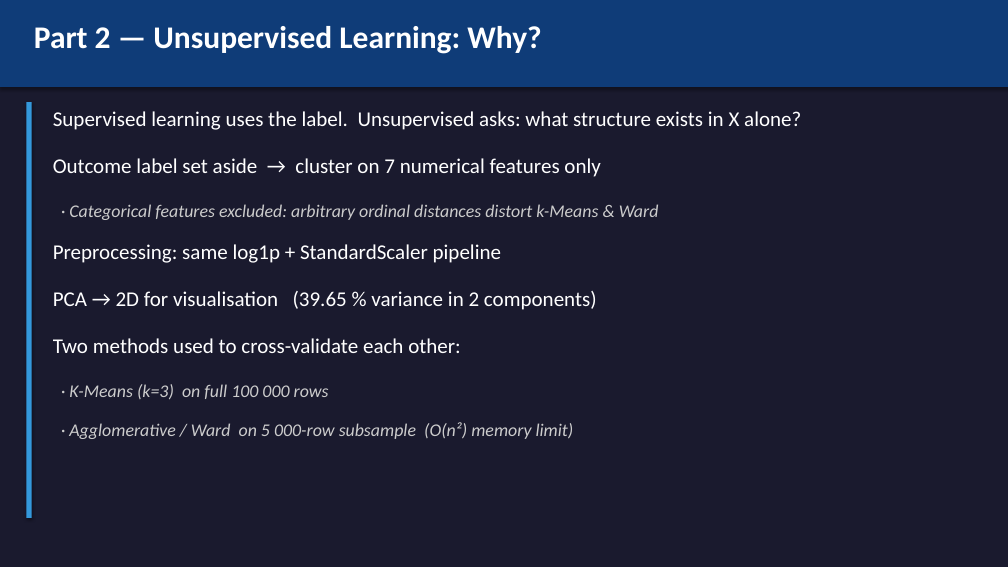
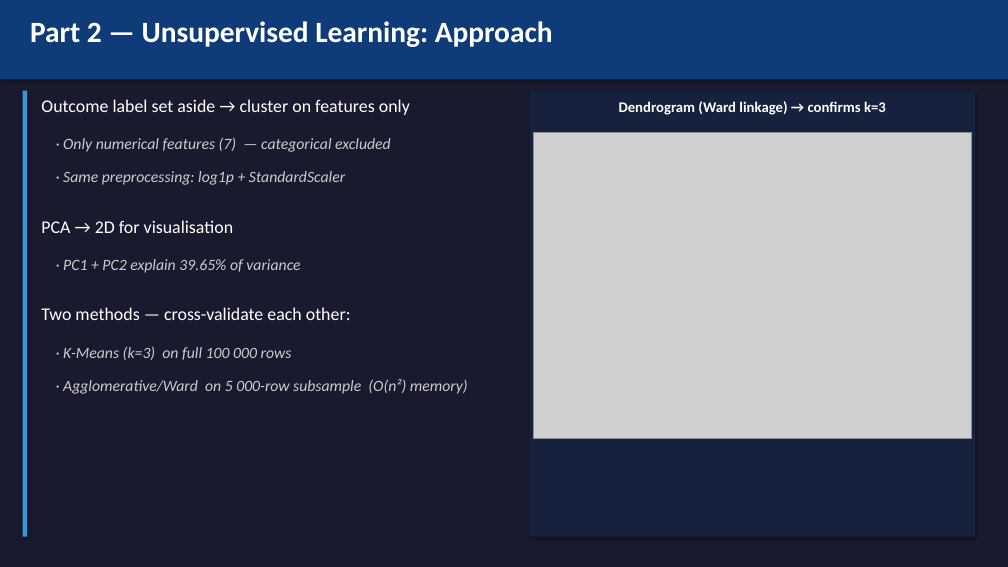
Before and after one commit to Clement-NI/Machine_learning_project_kaggle_start_up_success_data, a slide deck: slide 7 of scientificProject1/report/presentation.pptx. Drawn at 1008x567 pixels with LibreOffice and Linux fonts; fonts in the diff are those of the drawing; grey boxes stand for pictures. Boxes give left, top, right and bottom in pixels: in the first picture for what was removed or moved away, otherwise in the second. Text is boxed around its words. In the diff, an @@ line names an element or a change of style, - is before the commit and + after.

```diff
--- a/scientificProject1/report/presentation.pptx
+++ b/scientificProject1/report/presentation.pptx
@@ rectangle: place and size @@
-rectangle at (0, 0, 1008, 87)
+rectangle at (0, 0, 1008, 79)
@@ text at (30, 21, 553, 47): text changed; size 30 to 28 pt @@
-Part 2 — Unsupervised Learning: Why?
+Part 2 — Unsupervised Learning: Approach
@@ rectangle: place and size @@
-rectangle at (26, 102, 32, 518)
+rectangle at (23, 91, 27, 537)
@@ text at (41, 99, 410, 115): text changed; size 20 to 17 pt @@
-Outcome label set aside → cluster on 7 numerical features only
+Outcome label set aside → cluster on features only
@@ text removed at (53, 111, 801, 130) @@
-Supervised learning uses the label. Unsupervised asks: what structure exists in X alone?
@@ rectangle added at (529, 91, 975, 537), fill #16213E @@
@@ text added at (619, 101, 886, 115), 14 pt, text #FFFFFF, bold @@
+Dendrogram (Ward linkage) → confirms k=3
@@ text added at (63, 137, 391, 152), 15 pt, text #CCCCCC, italic @@
+· Only numerical features (7) — categorical excluded
@@ picture added at (533, 132, 972, 439) @@
@@ text at (63, 171, 345, 185): text changed; size 20 to 15 pt; text colour #FFFFFF to #CCCCCC; italic on @@
-Preprocessing: same log1p + StandardScaler pipeline
+· Same preprocessing: log1p + StandardScaler
@@ text removed at (69, 204, 659, 220) @@
-· Categorical features excluded: arbitrary ordinal distances distort k-Means & Ward
@@ text added at (41, 220, 233, 233), 17 pt, text #FFFFFF @@
+PCA → 2D for visualisation
@@ text at (63, 259, 300, 273): text changed; size 20 to 15 pt; text colour #FFFFFF to #CCCCCC; italic on @@
-PCA → 2D for visualisation (39.65 % variance in 2 components)
+· PC1 + PC2 explain 39.65% of variance
@@ text at (41, 307, 351, 320): text changed; size 20 to 17 pt @@
-Two methods used to cross-validate each other:
+Two methods — cross-validate each other:
@@ text "· K-Means (k=3) on full ...": place and size @@
-text "· K-Means (k=3) on full ..." at (69, 384, 329, 399)
+text "· K-Means (k=3) on full ..." at (63, 346, 292, 360)
@@ text "· K-Means (k=3) on full ..." at (63, 346, 292, 360): size 17 to 15 pt @@
@@ text at (63, 379, 468, 394): text changed; size 17 to 15 pt @@
-· Agglomerative / Ward on 5 000-row subsample (O(n²) memory limit)
+· Agglomerative/Ward on 5 000-row subsample (O(n²) memory)
```
Also in this commit, not shown: 6 other slides changed, 4 slides added, 3 slides removed.
